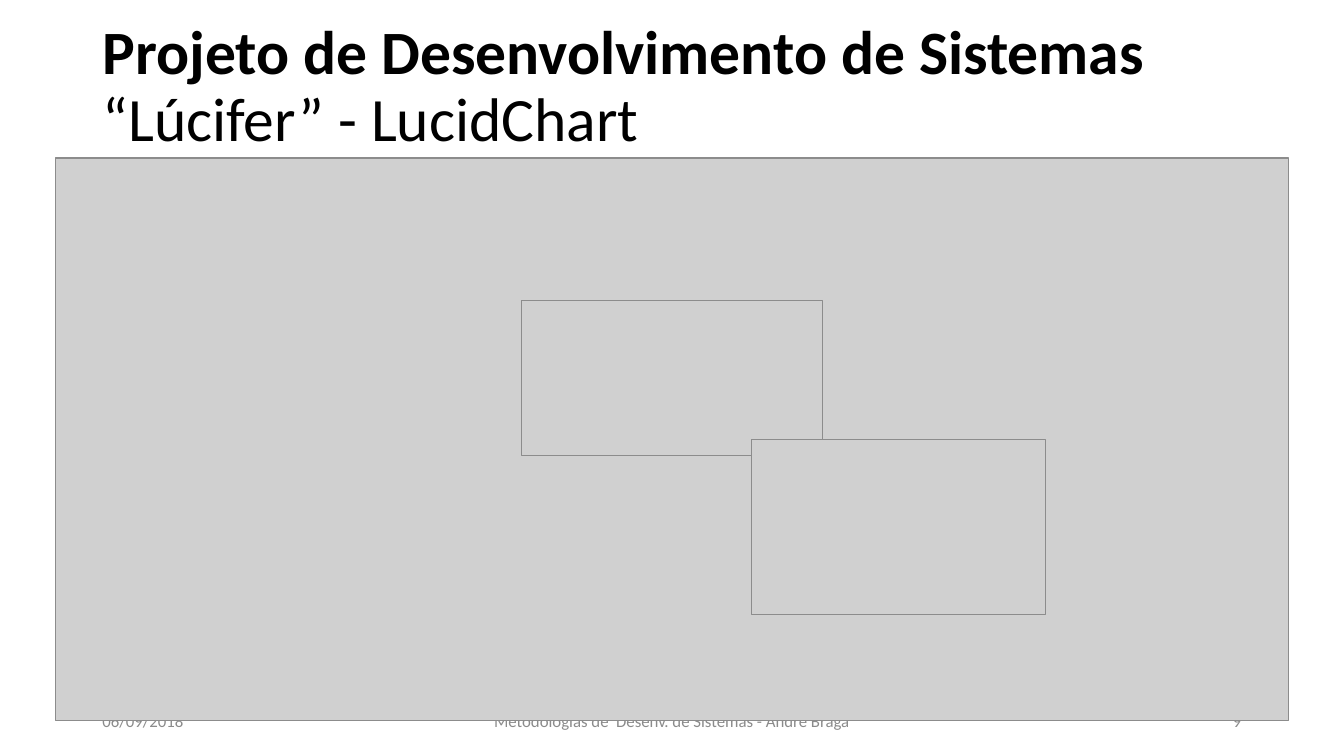
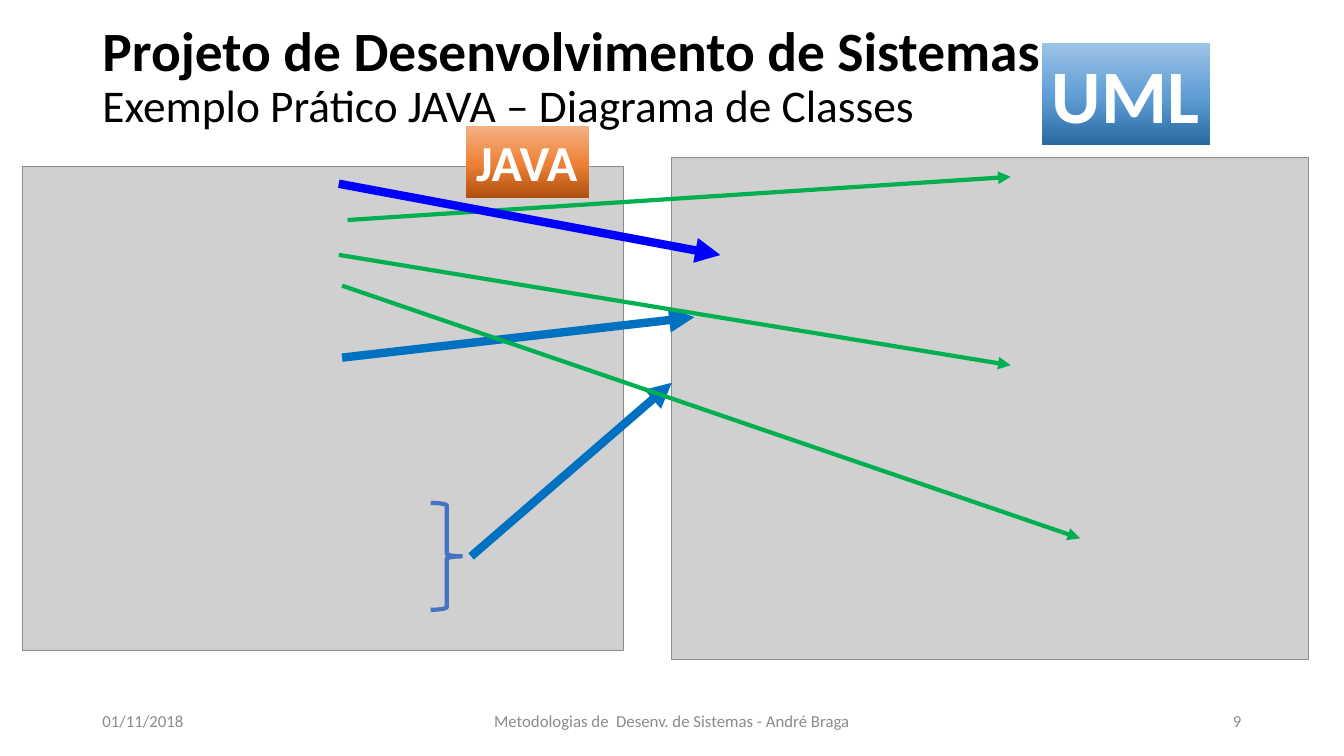
Before and after one commit to LeoCaronezi/CURSOS, a slide deck: slide 9 of Metodologias de Desenvolvimento de Sistemas/CCT0431 - METE DES DE SIST_Aula_04_2018_02 .pptx. Drawn at 1344x756 pixels with LibreOffice and Linux fonts; fonts in the diff are those of the drawing; grey boxes stand for pictures. Boxes give left, top, right and bottom in pixels: in the first picture for what was removed or moved away, otherwise in the second. Text is boxed around its words. In the diff, an @@ line names an element or a change of style, - is before the commit and + after.

Commit message:
Met Desenvolvimento de Sistemas

```diff
--- a/Metodologias de Desenvolvimento de Sistemas/CCT0431 - METE DES DE SIST_Aula_04_2018_02 .pptx
+++ b/Metodologias de Desenvolvimento de Sistemas/CCT0431 - METE DES DE SIST_Aula_04_2018_02 .pptx
@@ title at (102, 32, 1039, 134): text changed; size 44 to 32.4 pt; bold off @@
-Projeto de Desenvolvimento de Sistemas
-“Lúcifer” - LucidChart
+Projeto de Desenvolvimento de Sistemas
+Exemplo Prático JAVA – Diagrama de Classes
@@ rectangle added at (1043, 42, 1211, 144), fill gradient #2A69A2 to #609ED6 to #9DC3E6, 54 pt, text #FFFFFF, bold @@
+UML
@@ rectangle added at (467, 126, 590, 198), fill gradient #B0500F to #EE8137 to #F4B183, 36 pt, text #FFFFFF, bold @@
+JAVA
@@ picture added at (22, 167, 624, 651) @@
@@ arrow added from (348, 220) to (1011, 176), #00B050 3 pt @@
@@ picture: place and size @@
-picture at (55, 158, 1289, 721)
+picture at (671, 157, 1308, 659)
@@ arrow added from (339, 184) to (721, 255), #0000FF 6 pt @@
@@ arrow added from (339, 255) to (1011, 365), #00B050 3 pt @@
@@ arrow added from (342, 285) to (1081, 538), #00B050 3 pt @@
@@ arrow added from (342, 358) to (695, 318), #0070C0 6 pt @@
@@ picture removed at (522, 300, 823, 456) @@
@@ arrow added from (471, 557) to (671, 383), #0070C0 6 pt @@
@@ picture removed at (752, 440, 1047, 615) @@
@@ right brace added at (431, 503, 463, 610), outline #4472C4 3 pt @@
@@ text at (102, 715, 183, 728): text changed @@
-06/09/2018
+01/11/2018
```
Also in this commit, not shown: 10 other slides changed, 13 slides added, 2 slides removed, 1 other file.
